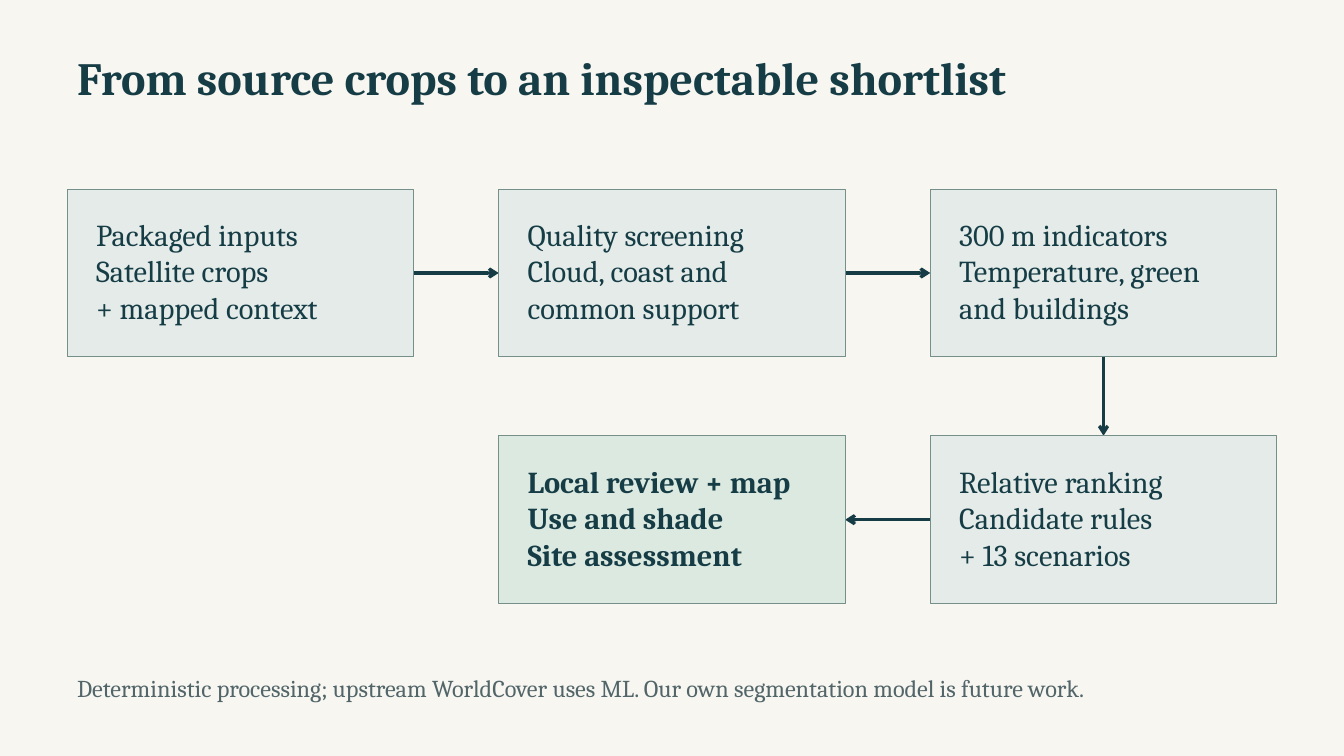
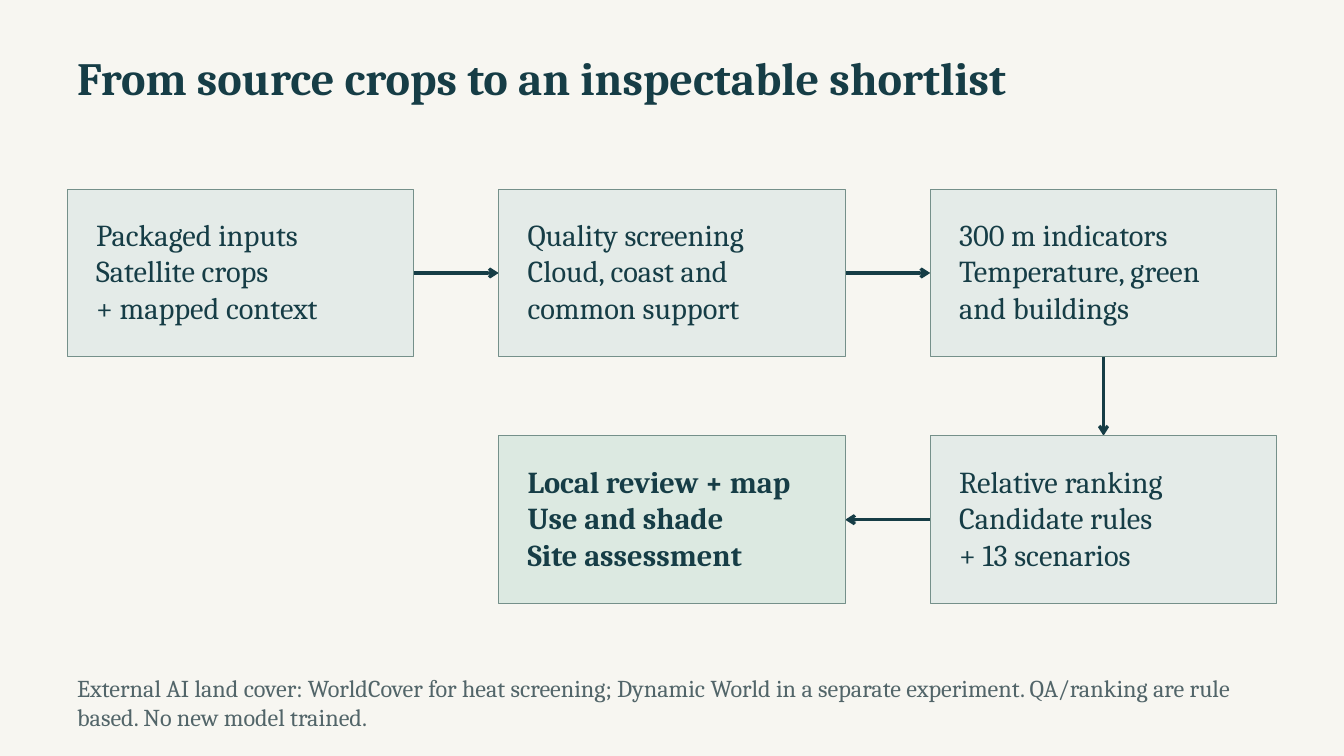
Before and after one commit to NasserAlhuri/spaceHacathon, a slide deck: slide 5 of docs/UrbanHeat-AlKhor-Pitch.pptx. Drawn at 1344x756 pixels with LibreOffice and Linux fonts; fonts in the diff are those of the drawing. Boxes give left, top, right and bottom in pixels: in the first picture for what was removed or moved away, otherwise in the second. Text is boxed around its words. In the diff, an @@ line names an element or a change of style, - is before the commit and + after.

```diff
--- a/docs/UrbanHeat-AlKhor-Pitch.pptx
+++ b/docs/UrbanHeat-AlKhor-Pitch.pptx
@@ text at (x1=77, y1=680, x2=1230, y2=726): text changed @@
-Deterministic processing; upstream WorldCover uses ML. Our own segmentation model is future work.
+External AI land cover: WorldCover for heat screening; Dynamic World in a separate experiment. QA/ranking are rule based. No new model trained.
```
Also in this commit, not shown: 2 other slides changed, 20 other files.
